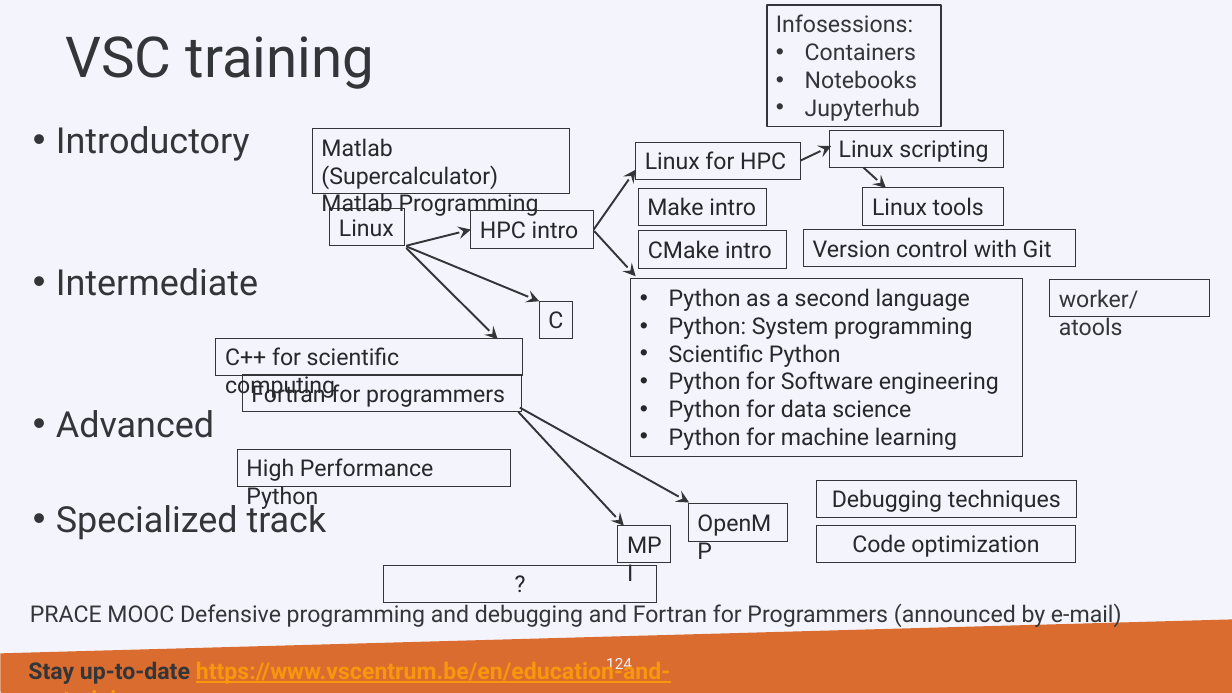
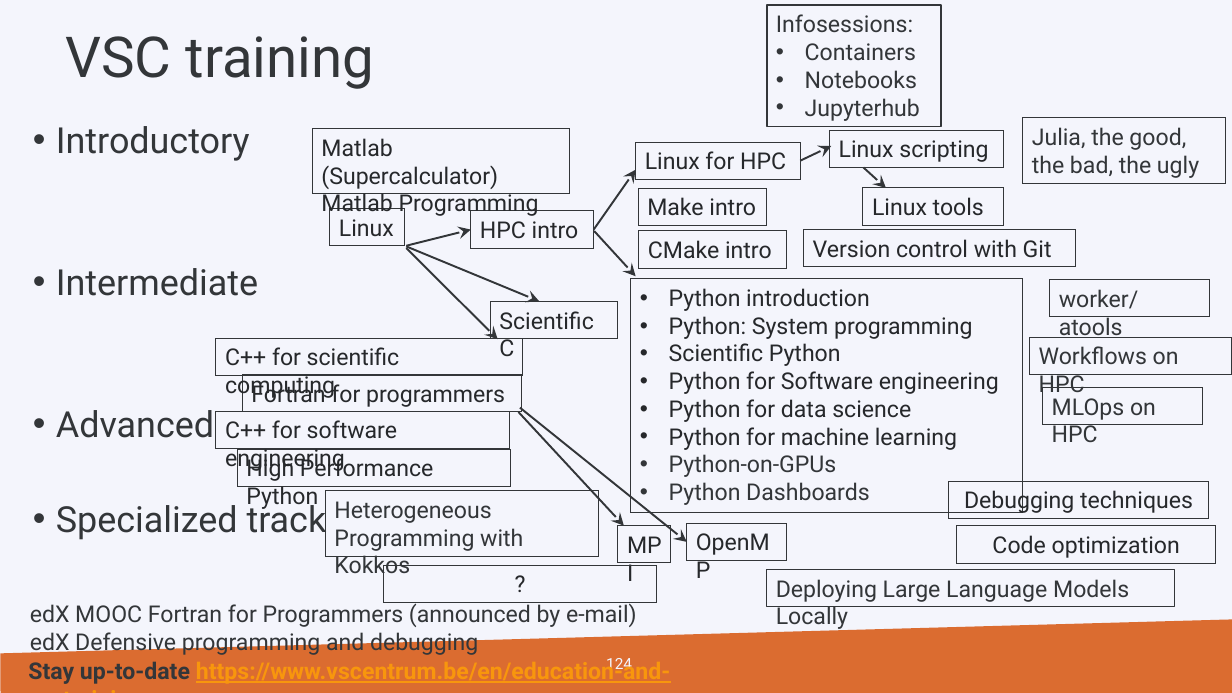
Before and after one commit to hpcleuven/Makefile-intro, a slide deck: slide 124 of Make.pptx. Drawn at 1232x693 pixels with LibreOffice and Linux fonts; fonts in the diff are those of the drawing; background and template pictures are left out. Boxes give left, top, right and bottom in pixels: in the first picture for what was removed or moved away, otherwise in the second. Text is boxed around its words. In the diff, an @@ line names an element or a change of style, - is before the commit and + after.

```diff
--- a/Make.pptx
+++ b/Make.pptx
@@ rectangle added at (x1=1023, y1=118, x2=1226, y2=184), outline #333639 0.75 pt, 18 pt, text #333639 @@
+Julia, the good, the bad, the ugly
@@ rectangle "Python introduction" resized from (x1=631, y1=279, x2=1023, y2=457) to (x1=631, y1=279, x2=1023, y2=512) @@
@@ text in rectangle at (x1=669, y1=288, x2=870, y2=311): text changed @@
-• Python as a second language
+• Python introduction
@@ rectangle "Scientific C" resized from (x1=540, y1=301, x2=573, y2=338) to (x1=491, y1=301, x2=618, y2=338) @@
@@ text in rectangle at (x1=499, y1=311, x2=593, y2=356): text changed @@
-C
+Scientific C
@@ rectangle added at (x1=1030, y1=337, x2=1232, y2=374), outline #333639 0.75 pt, 18 pt, text #333639 @@
+Workflows on HPC
@@ rectangle added at (x1=1043, y1=388, x2=1202, y2=425), outline #333639 0.75 pt, 18 pt, text #333639 @@
+MLOps on HPC
@@ rectangle added at (x1=216, y1=411, x2=510, y2=448), outline #333639 0.75 pt, 18 pt, text #26282B @@
+C++ for software engineering
@@ arrow moved from (520, 408) - (689, 503) to (520, 408) - (687, 542) @@
@@ text in rectangle at (x1=669, y1=454, x2=870, y2=505): paragraphs added @@
+• Python-on-GPUs
+• Python Dashboards
@@ rectangle added at (x1=325, y1=491, x2=598, y2=556), outline #333639 0.75 pt, 18 pt, text #333639 @@
+Heterogeneous Programming with Kokkos
@@ rectangle "Debugging techniques" moved from (x1=817, y1=481, x2=1077, y2=518) to (x1=949, y1=482, x2=1209, y2=518) @@
@@ rectangle "OpenMP" moved from (x1=689, y1=504, x2=788, y2=541) to (x1=687, y1=523, x2=787, y2=560) @@
@@ rectangle "Code optimization" moved from (x1=816, y1=525, x2=1076, y2=562) to (x1=957, y1=526, x2=1216, y2=563) @@
@@ rectangle added at (x1=767, y1=569, x2=1176, y2=606), outline #333639 0.75 pt, 18 pt, text #333639 @@
+Deploying Large Language Models Locally
@@ text at (x1=30, y1=601, x2=637, y2=655): text changed @@
-PRACE MOOC Defensive programming and debugging and Fortran for Programmers (announced by e-mail)
+edX MOOC Fortran for Programmers (announced by e-mail)
+edX Defensive programming and debugging
```
Also in this commit, not shown: 2 other slides changed, 1 other file.
